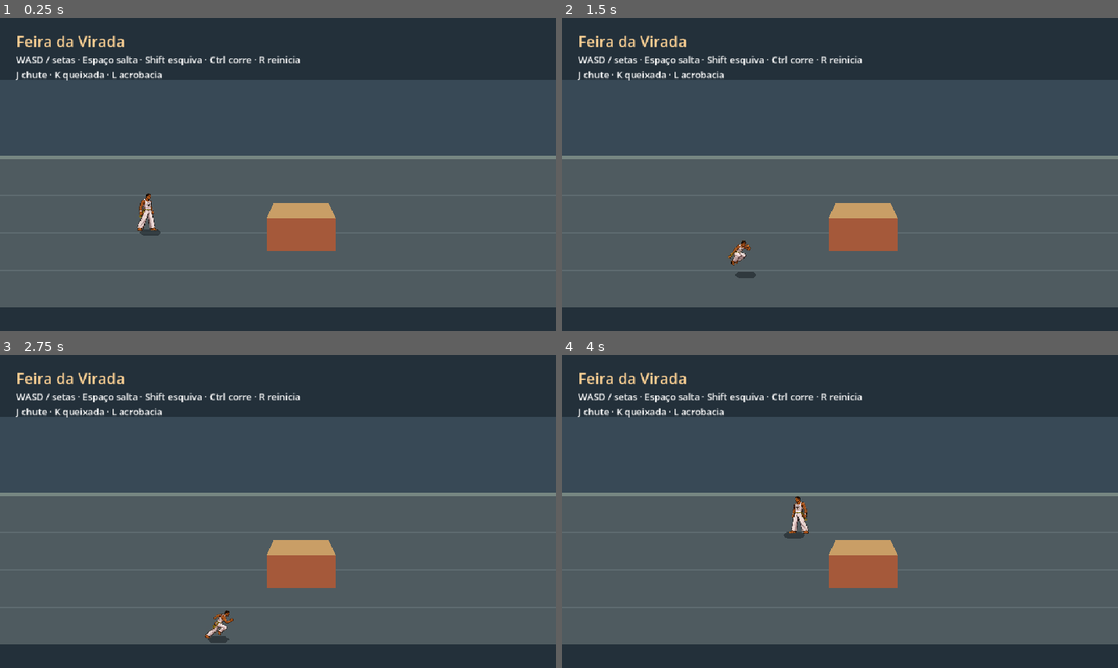
Above: before the commit, frames 1-4 (two rows, left to right).
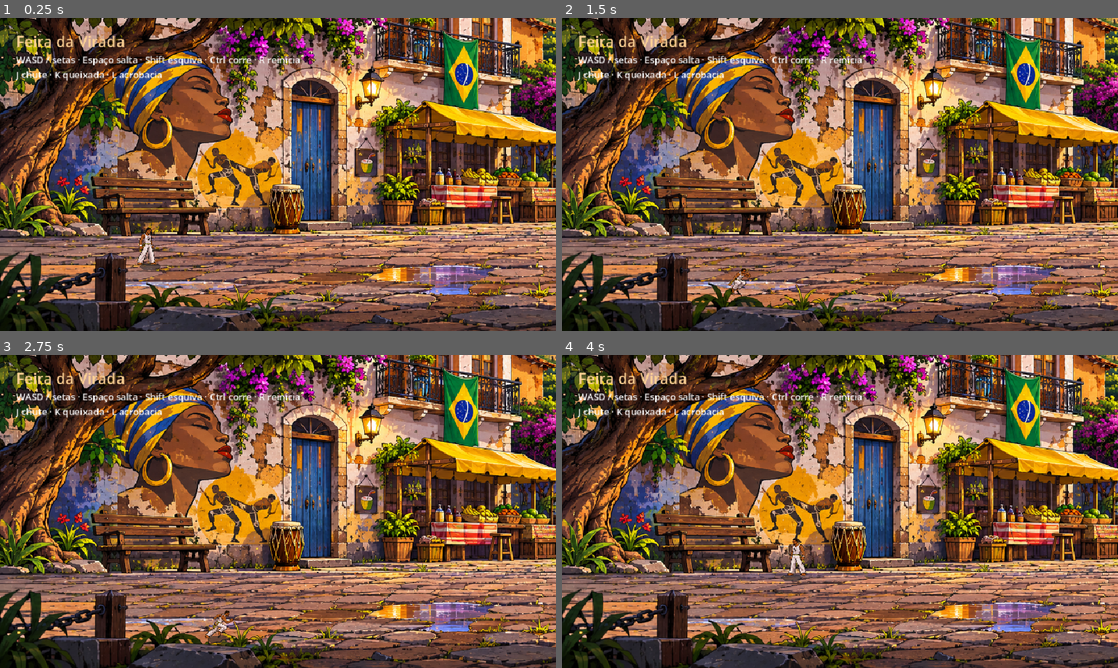
Above: after the commit, the same moments.

Repository: JefferssonAllves/GameDev
Game: Godot game, scene res://game/arena.tscn
The game is run twice, just before and just after one commit, with the same random seed, the same clock (stepped at 60 frames per second) and the same inputs.
Inputs (mouse positions are in pixels of both pictures, inside the frame that each line leads up to):
- Up to frame 1 (0.25 s): no input
- Up to frame 2 (1.5 s): tap Enter at 0.5 s; move the mouse to (962, 158) at 0.52 s; hold D (move_right) 0.53-1.28 s; tap L (acrobatics) at 0.6 s; click (962, 158) at 0.67 s; tap Space (jump) at 0.77, 1.07 s; move the mouse to (728, 190) at 1.27 s; hold S (move_down) from 1.28 s (still down); tap Shift (dash) at 1.35 s
- Up to frame 3 (2.75 s): tap Space (jump) at 1.52, 1.82 s; move the mouse to (333, 442) at 2.02 s; release S (move_down) at 2.03 s; hold D (move_right) from 2.03 s (still down); tap J (kick) at 2.1 s
- Up to frame 4 (4 s): move the mouse to (812, 574) at 2.77 s; release D (move_right) at 2.78 s; hold W (move_up) 2.78-3.53 s; tap Ctrl (run) at 2.85 s; click (812, 574) at 2.92 s; tap Space (jump) at 3.02, 3.32, 3.77 s; move the mouse to (1006, 558) at 3.52 s; hold A (move_left) from 3.53 s (still down); tap K (sweep) at 3.6 s

The runs differ from the first frame. In frame 1, 96% of the frame differs, in the area x 0-100%, y 0-100%; in frame 2, 96%; in frame 3, 96%; in frame 4, 96%.

Commit message:
Aplica fundo panorâmico de duas telas à arena

Diff:
--- a/game/arena.tscn
+++ b/game/arena.tscn
@@ -3,8 +3,10 @@
 [ext_resource type="PackedScene" path="res://game/player.tscn" id="1"]
 [ext_resource type="Script" path="res://game/arena.gd" id="2"]
 
+[ext_resource type="Texture2D" path="res://sprites/aleatoria/cenario/Sprite Sheet de Capoeira em Pixel Art.webp" id="3"]
+
 [sub_resource type="NavigationPolygon" id="Walkable"]
-outlines = Array[PackedVector2Array]([PackedVector2Array(20, 240, 1580, 240, 1580, 500, 20, 500)])
+outlines = Array[PackedVector2Array]([PackedVector2Array(20, 375, 1900, 375, 1900, 500, 20, 500)])
 parsed_geometry_type = 1
 source_geometry_mode = 2
 source_geometry_group_name = &"navigation_obstacles"
@@ -13,103 +15,45 @@
 [node name="Arena" type="Node2D"]
 script = ExtResource("2")
 
-[node name="Backdrop" type="Node2D" parent="."]
-
-[node name="Fundo" type="Polygon2D" parent="Backdrop"]
-color = Color(0.14, 0.19, 0.23, 1)
-polygon = PackedVector2Array(0, 0, 1600, 0, 1600, 540, 0, 540)
-
-[node name="Fachada" type="Polygon2D" parent="Backdrop"]
-color = Color(0.22, 0.29, 0.34, 1)
-polygon = PackedVector2Array(0, 107, 1600, 107, 1600, 240, 0, 240)
-
-[node name="Piso" type="Polygon2D" parent="Backdrop"]
-color = Color(0.31, 0.36, 0.38, 1)
-polygon = PackedVector2Array(0, 240, 1600, 240, 1600, 500, 0, 500)
-
-[node name="MeioFio" type="Polygon2D" parent="Backdrop"]
-color = Color(0.47, 0.53, 0.51, 1)
-polygon = PackedVector2Array(0, 237, 1600, 237, 1600, 243, 0, 243)
-
-[node name="Linha0" type="Polygon2D" parent="Backdrop"]
-color = Color(0.37, 0.42, 0.44, 1)
-polygon = PackedVector2Array(0, 305, 1600, 305, 1600, 307, 0, 307)
-
-[node name="Linha1" type="Polygon2D" parent="Backdrop"]
-color = Color(0.37, 0.42, 0.44, 1)
-polygon = PackedVector2Array(0, 370, 1600, 370, 1600, 372, 0, 372)
-
-[node name="Linha2" type="Polygon2D" parent="Backdrop"]
-color = Color(0.37, 0.42, 0.44, 1)
-polygon = PackedVector2Array(0, 435, 1600, 435, 1600, 437, 0, 437)
+[node name="Backdrop" type="Sprite2D" parent="."]
+position = Vector2(0, -100)
+scale = Vector2(0.8839779, 0.8839779)
+texture = ExtResource("3")
+centered = false
 
 [node name="World" type="Node2D" parent="."]
 y_sort_enabled = true
 
 [node name="Norte" type="StaticBody2D" parent="World"]
-position = Vector2(800, 230)
+position = Vector2(960, 365)
 collision_mask = 0
 
 [node name="Colisao" type="CollisionPolygon2D" parent="World/Norte"]
-polygon = PackedVector2Array(-800, -10, 800, -10, 800, 10, -800, 10)
+polygon = PackedVector2Array(-960, -10, 960, -10, 960, 10, -960, 10)
 
 [node name="Sul" type="StaticBody2D" parent="World"]
-position = Vector2(800, 510)
+position = Vector2(960, 510)
 collision_mask = 0
 
 [node name="Colisao" type="CollisionPolygon2D" parent="World/Sul"]
-polygon = PackedVector2Array(-800, -10, 800, -10, 800, 10, -800, 10)
+polygon = PackedVector2Array(-960, -10, 960, -10, 960, 10, -960, 10)
 
 [node name="Oeste" type="StaticBody2D" parent="World"]
-position = Vector2(10, 370)
+position = Vector2(10, 437.5)
 collision_mask = 0
 
 [node name="Colisao" type="CollisionPolygon2D" parent="World/Oeste"]
-polygon = PackedVector2Array(-10, -130, 10, -130, 10, 130, -10, 130)
+polygon = PackedVector2Array(-10, -62.5, 10, -62.5, 10, 62.5, -10, 62.5)
 
 [node name="Leste" type="StaticBody2D" parent="World"]
-position = Vector2(1590, 370)
+position = Vector2(1910, 437.5)
 collision_mask = 0
 
 [node name="Colisao" type="CollisionPolygon2D" parent="World/Leste"]
-polygon = PackedVector2Array(-10, -130, 10, -130, 10, 130, -10, 130)
-
-[node name="Banca" type="StaticBody2D" parent="World" groups=["navigation_obstacles"]]
-position = Vector2(520, 402)
-collision_mask = 0
-
-[node name="Colisao" type="CollisionPolygon2D" parent="World/Banca"]
-polygon = PackedVector2Array(-60, -56, 60, -56, 60, 0, -60, 0)
-
-[node name="Visual" type="Node2D" parent="World/Banca"]
-
-[node name="Frente" type="Polygon2D" parent="World/Banca/Visual"]
-color = Color(0.65, 0.35, 0.23, 1)
-polygon = PackedVector2Array(-60, -56, 60, -56, 60, 0, -60, 0)
-
-[node name="Tampo" type="Polygon2D" parent="World/Banca/Visual"]
-color = Color(0.79, 0.62, 0.40, 1)
-polygon = PackedVector2Array(-60, -56, 60, -56, 47, -83, -47, -83)
-
-[node name="Caixote" type="StaticBody2D" parent="World" groups=["navigation_obstacles"]]
-position = Vector2(1040, 444)
-collision_mask = 0
-
-[node name="Colisao" type="CollisionPolygon2D" parent="World/Caixote"]
-polygon = PackedVector2Array(-52, -64, 52, -64, 52, 0, -52, 0)
-
-[node name="Visual" type="Node2D" parent="World/Caixote"]
-
-[node name="Frente" type="Polygon2D" parent="World/Caixote/Visual"]
-color = Color(0.56, 0.45, 0.26, 1)
-polygon = PackedVector2Array(-52, -64, 52, -64, 52, 0, -52, 0)
-
-[node name="Tampo" type="Polygon2D" parent="World/Caixote/Visual"]
-color = Color(0.79, 0.62, 0.40, 1)
-polygon = PackedVector2Array(-52, -64, 52, -64, 39, -91, -39, -91)
+polygon = PackedVector2Array(-10, -62.5, 10, -62.5, 10, 62.5, -10, 62.5)
 
 [node name="Player" parent="World" instance=ExtResource("1")]
-position = Vector2(260, 370)
+position = Vector2(260, 429)
 
 [node name="NavigationRegion2D" type="NavigationRegion2D" parent="."]
 navigation_polygon = SubResource("Walkable")
@@ -118,7 +62,7 @@
 position = Vector2(480, 270)
 limit_left = 0
 limit_top = 0
-limit_right = 1600
+limit_right = 1920
 limit_bottom = 540
 
 [node name="HUD" type="CanvasLayer" parent="."]
--- /dev/null
+++ b/tests/banca.tscn
@@ -0,0 +1,7 @@
+[gd_scene format=3]
+
+[node name="Banca" type="StaticBody2D" groups=["navigation_obstacles"]]
+collision_mask = 0
+
+[node name="Colisao" type="CollisionPolygon2D" parent="."]
+polygon = PackedVector2Array(-60, -56, 60, -56, 60, 0, -60, 0)
--- a/tests/enemy_test.gd
+++ b/tests/enemy_test.gd
@@ -7,9 +7,12 @@
 	var arena := (load("res://game/arena.tscn") as PackedScene).instantiate()
 	var npc := (load("res://game/enemy.tscn") as PackedScene).instantiate() as CharacterBody2D
 	var player := arena.get_node("World/Player") as CharacterBody2D
-	npc.position = Vector2(680, 370)
+	npc.position = Vector2(680, 425)
 	npc.target = player
 	arena.get_node("World").add_child(npc)
+	var stall := (load("res://tests/banca.tscn") as PackedScene).instantiate() as StaticBody2D
+	stall.position = Vector2(520, 460)
+	arena.get_node("World").add_child(stall)
 	root.add_child(arena)
 	await _ticks(3)
 	var sprite := npc.get_node("Sprite") as AnimatedSprite2D
@@ -19,14 +22,14 @@
 		push_error("O inimigo deve patrulhar e animar a caminhada.")
 		quit(1)
 		return
-	player.position = Vector2(360, 370)
+	player.position = Vector2(360, 425)
 	await _ticks(230)
 	var distance := npc.position.distance_to(player.position)
 	if distance > 44 or distance < 25 or sprite.animation != &"idle":
 		push_error("O inimigo deve contornar a banca e parar perto do jogador. Distância %s, posição %s, animação %s" % [distance, npc.position, sprite.animation])
 		quit(1)
 		return
-	player.position = Vector2(1200, 300)
+	player.position = Vector2(1200, 425)
 	await _ticks(230)
 	if npc.position.distance_to(start) > 155 or sprite.animation != &"walk":
 		push_error("O inimigo deve retornar à patrulha quando perde o alvo.")
--- a/tests/movement_test.gd
+++ b/tests/movement_test.gd
@@ -15,6 +15,9 @@
 		return
 
 	var arena := scene.instantiate()
+	var stall := (load("res://tests/banca.tscn") as PackedScene).instantiate() as StaticBody2D
+	stall.position = Vector2(520, 460)
+	arena.get_node("World").add_child(stall)
 	root.add_child(arena)
 	var world := arena.get_node("World")
 	_check(world.get_children().filter(func(child): return child is CharacterBody2D).size() == 1,
@@ -43,7 +46,7 @@
 	_check(sprite.animation == &"correr" and player.velocity.length() > 240.0, "Corrida acelera e toca a sequência de corrida")
 	Input.action_release("run")
 
-	player.position = Vector2(410, 370)
+	player.position = Vector2(410, 425)
 	await _ticks(75)
 	_check(absf(player.position.x - 445.0) < 0.3, "Obstáculo bloqueia a passagem")
 	Input.action_press("jump")
@@ -59,7 +62,7 @@
 	Input.action_press("move_up")
 	await _ticks(110)
 	_check(player.position.x > 585, "É possível contornar o obstáculo")
-	_check(absf(player.position.y - 249.0) < 0.3, "Parede superior contém o jogador")
+	_check(absf(player.position.y - 384.0) < 0.3, "Parede superior contém o jogador")
 	Input.action_release("move_up")
 	Input.action_release("move_right")
 
@@ -75,7 +78,7 @@
 	await _ticks(45)
 	_check(player.velocity.is_zero_approx(), "Esquiva termina sem deslize contínuo")
 
-	player.position = Vector2(425, 370)
+	player.position = Vector2(425, 425)
 	Input.action_press("dash")
 	await _ticks(12)
 	Input.action_release("dash")
Binary file added: sprites/aleatoria/cenario/Sprite Sheet de Capoeira em Pixel Art.webp
Not shown, added: sprites/aleatoria/cenario/Sprite Sheet de Capoeira em Pixel Art.webp.import
Not shown, changed: docs/level-design.md
Not shown, changed: docs/project-navigation.md
